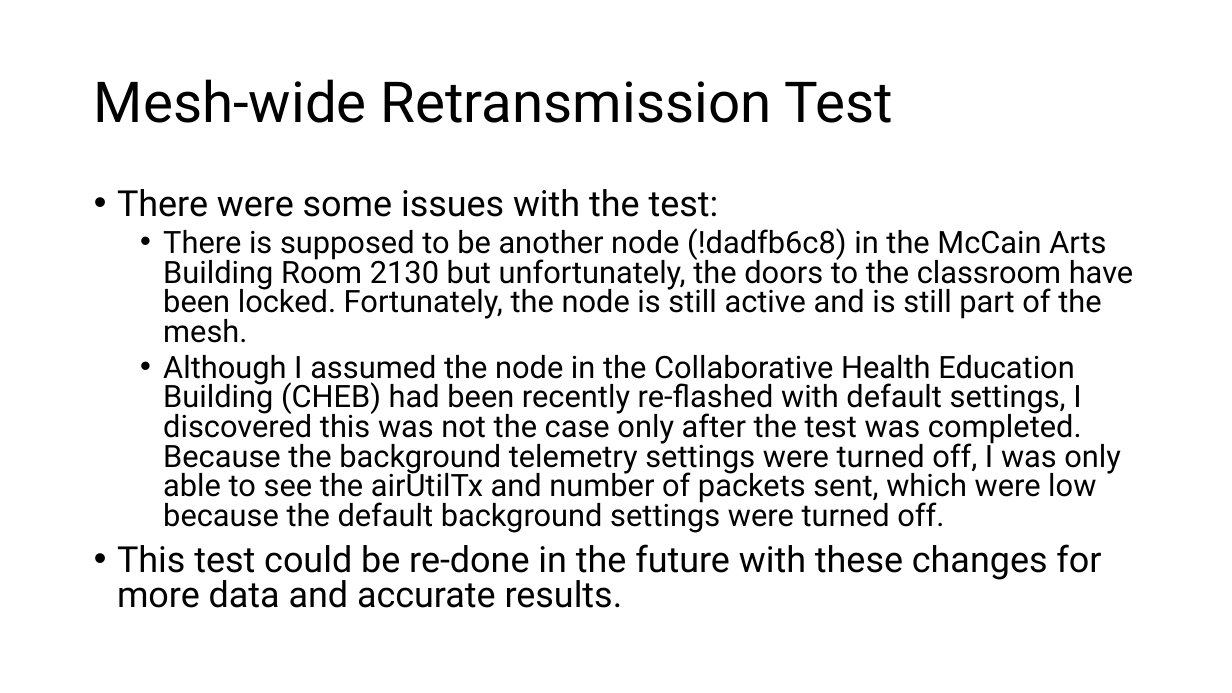
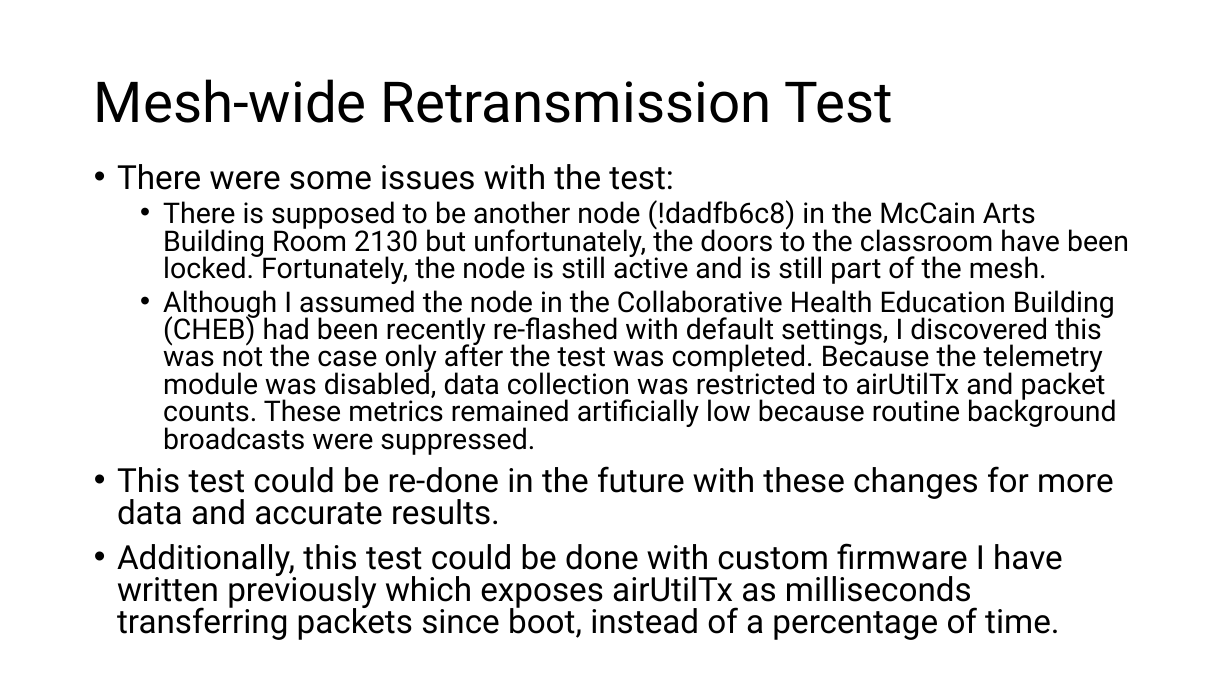
Before and after one commit to jonearle/usra2026, a slide deck: slide 8 of Presentations/presentation7.pptx. Drawn at 1232x693 pixels with LibreOffice and Linux fonts; fonts in the diff are those of the drawing. Boxes give left, top, right and bottom in pixels: in the first picture for what was removed or moved away, otherwise in the second. Text is boxed around its words. In the diff, an @@ line names an element or a change of style, - is before the commit and + after.

```diff
--- a/Presentations/presentation7.pptx
+++ b/Presentations/presentation7.pptx
@@ text "There were some issues with ...": place and size @@
-text "There were some issues with ..." at (117, 189, 1134, 608)
+text "There were some issues with ..." at (117, 164, 1129, 640)
@@ text at (117, 164, 1129, 525): size 28 to 25.9 pt in "There were some issues with the test:", "This test could be re-done in the ..."; size 24 to 22.2 pt in "There is supposed to be another node ..." @@
@@ text at (163, 290, 1117, 455): text changed; size 24 to 22.2 pt @@
-  • Although I assumed the node in the Collaborative Health Education Building (CHEB) had been recently re-flashed with default settings, I discovered this was not the case only after the test was completed. Because the background telemetry settings were turned off, I was only able to see the airUtilTx and number of packets sent, which were low because the default background settings were turned off.
+  • Although I assumed the node in the Collaborative Health Education Building (CHEB) had been recently re-flashed with default settings, I discovered this was not the case only after the test was completed. Because the telemetry module was disabled, data collection was restricted to airUtilTx and packet counts. These metrics remained artificially low because routine background broadcasts were suppressed.
@@ text at (117, 543, 1063, 640): paragraph added @@
+• Additionally, this test could be done with custom firmware I have written previously which exposes airUtilTx as milliseconds transferring packets since boot, instead of a percentage of time.
```
Also in this commit, not shown: 3 other files.
